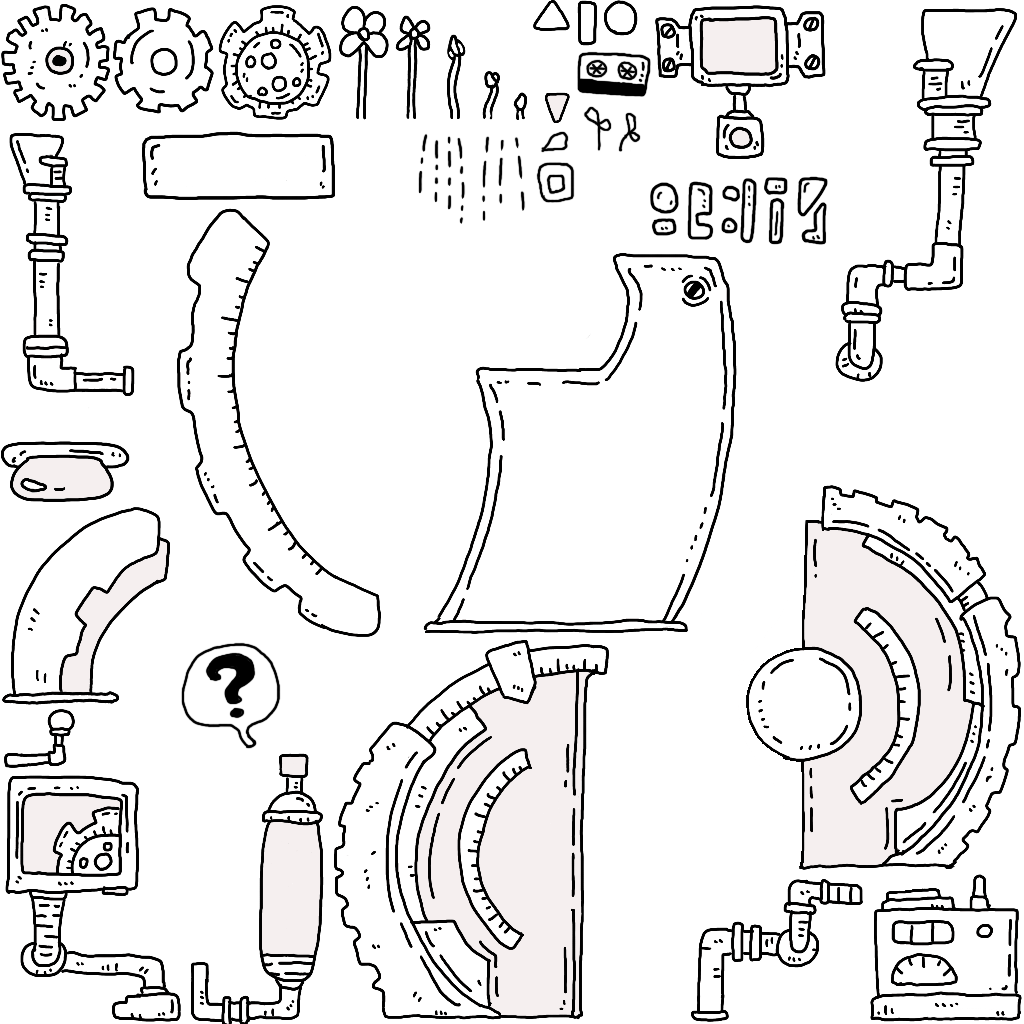
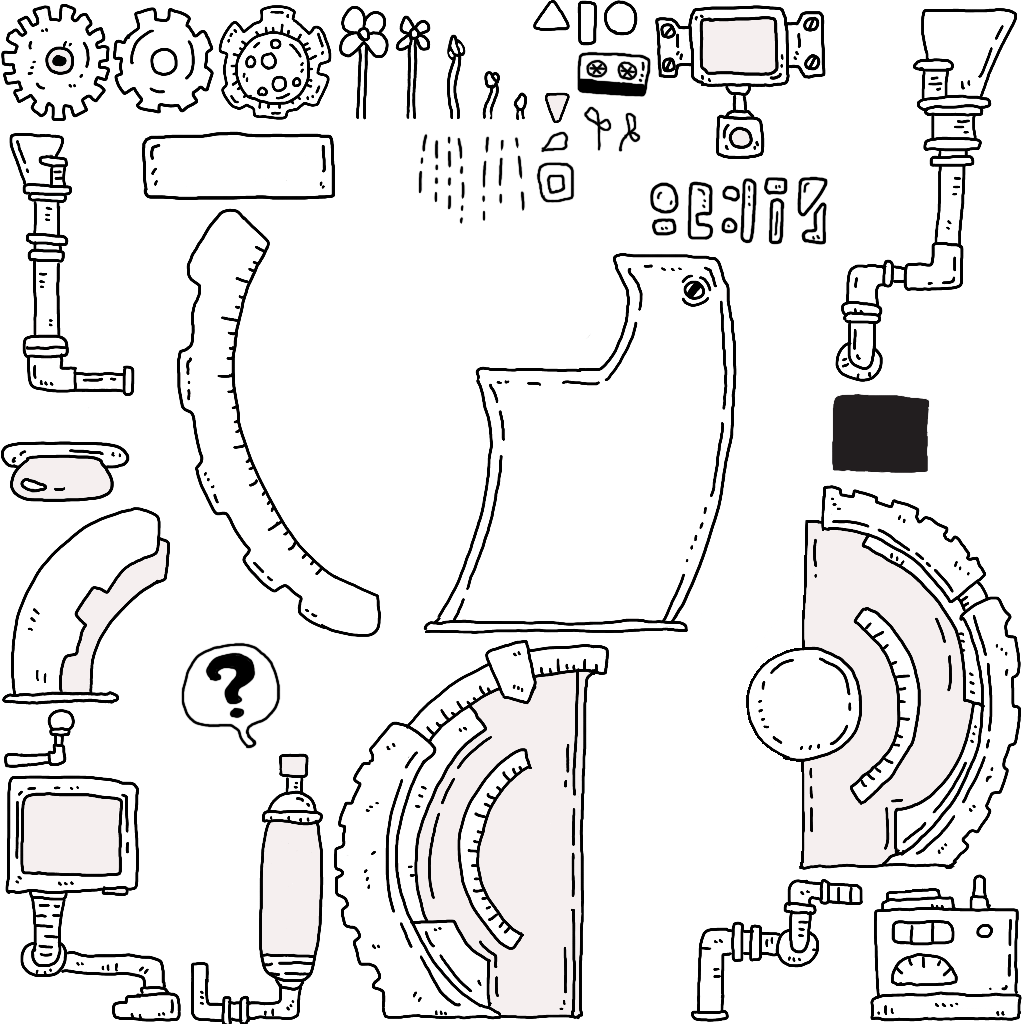
The second (1024, 1024) image is a revision of the first. Changes to its layers:
added layer "レイヤー 70" (2nd of 6, in "時の扉") in group "時の扉" over (832, 394, 930, 474)
added layer "レイヤー 87" in group "時の扉" over (52, 806, 121, 874)
